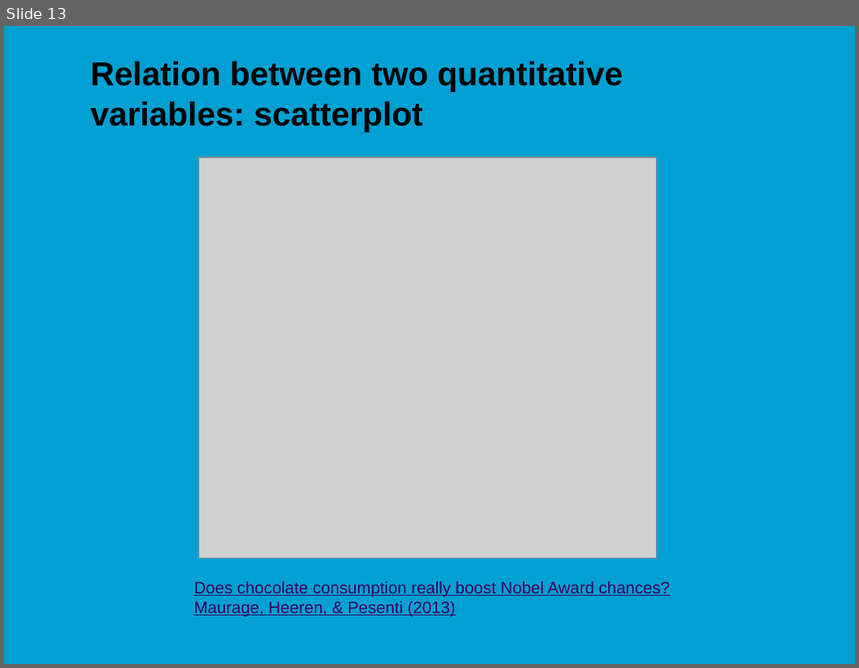
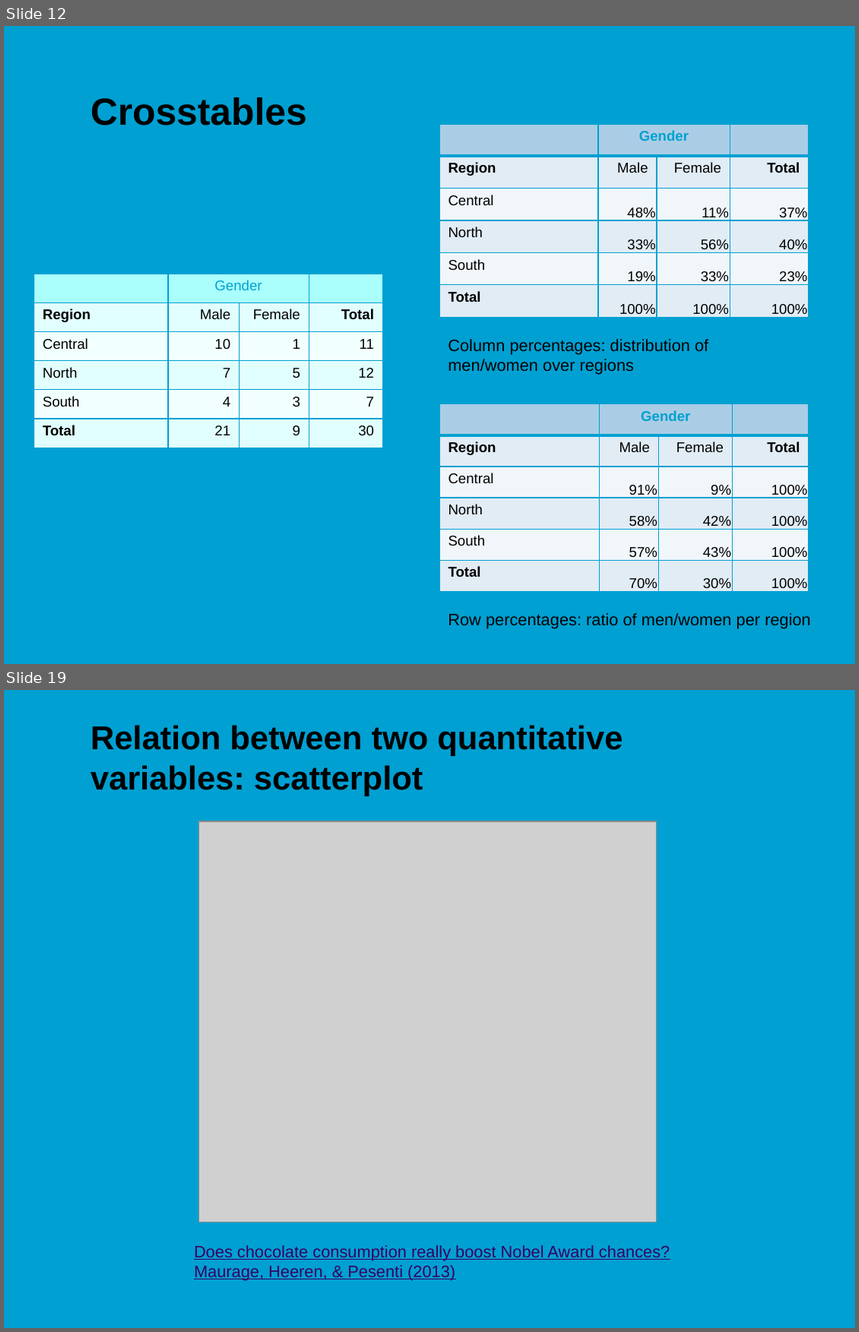
Before and after one commit to jonasmoons/data-driven-learning, a slide deck: slides/ddl-w4l2.pptx. Shown one above the other, each under a label of ours: slide 13 before the commit, slides 12 and 19 after it; the slides between them are not shown. The pictures are 859x668 and 859x1332 pixels, drawn with LibreOffice and Linux fonts; fonts in the diff are those of the drawing; grey boxes stand for pictures; background and template pictures are left out. Boxes give left, top, right and bottom in pixels: in the first picture for what was removed or moved away, otherwise in the second. Text is boxed around its words. In the diff, an @@ line names an element or a change of style, - is before the commit and + after.

```diff
--- a/slides/ddl-w4l2.pptx
+++ b/slides/ddl-w4l2.pptx
@@ slide 12 added at <box>4,26,855,664</box>, background picture (left out) @@
@@ title added at <box>91,97,307,126</box>, 32 pt, text #000000, bold @@
+Crosstables
@@ table added at <box>439,124,808,317</box>, 6 rows, 4 columns @@
+ | Gender |  | 
+Region | Male | Female | Total
+Central | 48% | 11% | 37%
+North | 33% | 56% | 40%
+South | 19% | 33% | 23%
+Total | 100% | 100% | 100%
@@ table added at <box>34,274,382,449</box>, 6 rows, 4 columns @@
+ | Gender |  | 
+Region | Male | Female | Total
+Central | 10 | 1 | 11
+North | 7 | 5 | 12
+South | 4 | 3 | 7
+Total | 21 | 9 | 30
@@ text added at <box>448,339,709,374</box>, 14 pt, text #000000 @@
+Column percentages: distribution of men/women over regions
@@ table added at <box>439,404,810,595</box>, 6 rows, 4 columns @@
+ | Gender |  | 
+Region | Male | Female | Total
+Central | 91% | 9% | 100%
+North | 58% | 42% | 100%
+South | 57% | 43% | 100%
+Total | 70% | 30% | 100%
@@ text added at <box>448,613,811,629</box>, 14 pt, text #000000 @@
+Row percentages: ratio of men/women per region
@@ what was slide 13 is now slide 19 @@
```
Also in this commit, not shown: 14 slides changed, 9 other slides added, 4 slides removed, 3 other files.
